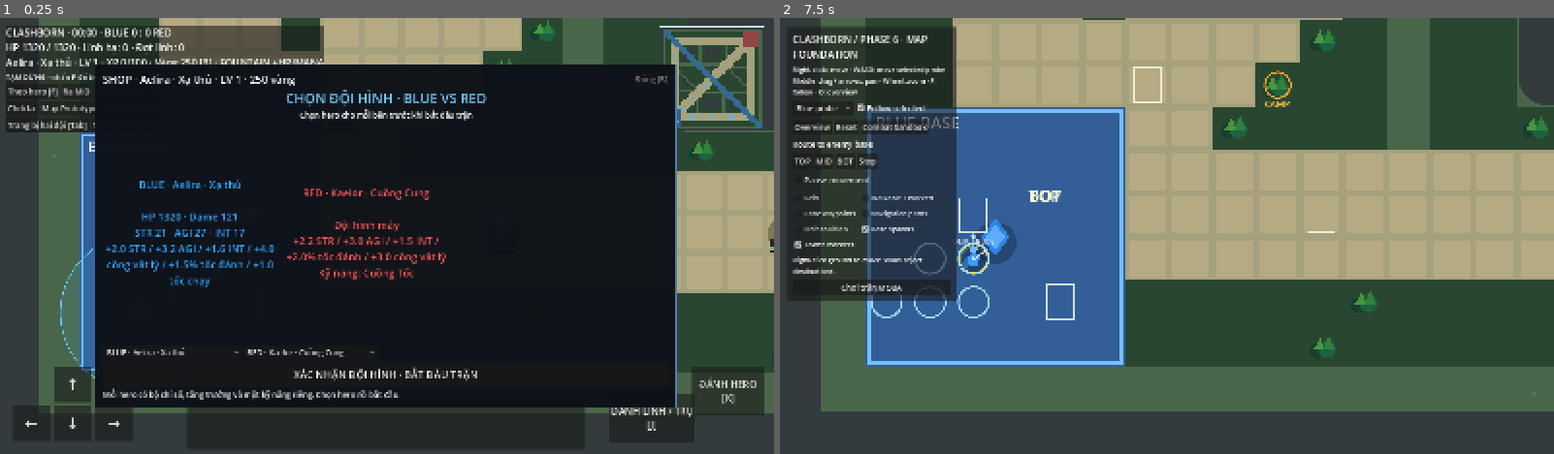
Above: before the commit, frames 1-2 (left to right).
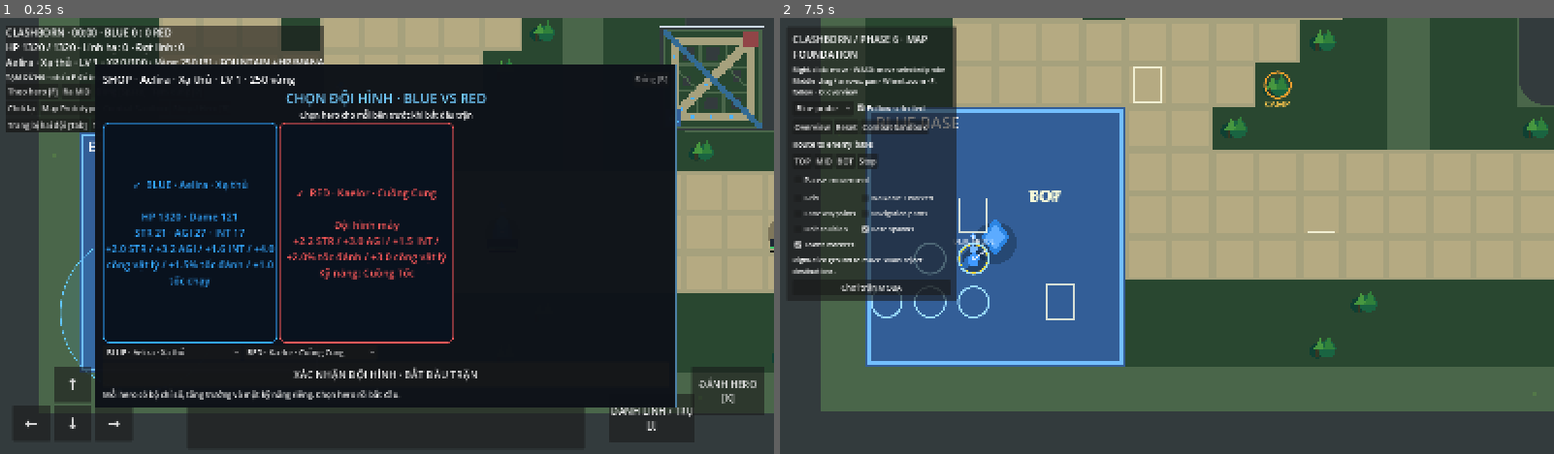
Above: after the commit, the same moments.

Repository: langhoangtien/clash-born
Game: Godot game, scene res://scenes/match/moba_match.tscn
The game is run twice, just before and just after one commit, with the same random seed, the same clock (stepped at 60 frames per second) and the same inputs.
Inputs:
- Up to frame 1 (0.25 s): no input
- Up to frame 2 (7.5 s): click "Shop / Hero [B]" at 0.5 s; click "Trang bị hai đội [Tab]" at 1.25 s; click "ĐÁNH LÍNH / TRỤ [J]" at 2 s; click "ĐÁNH HERO [K]" at 2.75 s; click "Theo hero [F]" at 3.5 s; click "Ra MID" at 4.25 s; click "Dừng [Space]" at 5 s; click "Tạm dừng [P]" at 5.75 s; click "Chơi lại" at 6.5 s; click "Map Prototype" at 7.25 s

The runs differ from the first frame. In frame 1, 1.3% of the frame differs, in the area x 13-59%, y 24-75%; in frame 2, nothing differs.

Commit message:
fix: keep hero AI behind lane tower front

Diff:
--- a/scripts/match/match_shop.gd
+++ b/scripts/match/match_shop.gd
@@ -16,8 +16,8 @@
 var close_button: Button
 var shop_columns: HBoxContainer
 var draft_panel: VBoxContainer
-var draft_player_card: Label
-var draft_enemy_card: Label
+var draft_player_card: PanelContainer
+var draft_enemy_card: PanelContainer
 var draft_enemy_select: OptionButton
 var shop_note: Label
 var draft_confirm: Button
@@ -164,16 +164,32 @@
 	if shop_columns != null: shop_columns.visible = not enabled
 	if shop_note != null: shop_note.visible = not enabled
 
-func _make_draft_card(title: String, color: Color) -> Label:
-	var card := Label.new()
+func _make_draft_card(title: String, color: Color) -> PanelContainer:
+	var card := PanelContainer.new()
 	card.custom_minimum_size = Vector2(360, 190)
-	card.horizontal_alignment = HORIZONTAL_ALIGNMENT_CENTER
-	card.vertical_alignment = VERTICAL_ALIGNMENT_CENTER
-	card.autowrap_mode = TextServer.AUTOWRAP_WORD_SMART
-	card.add_theme_font_size_override("font_size", 21)
-	card.add_theme_color_override("font_color", color)
-	card.text = title + "\n\nChọn hero bên dưới"
+	var style := StyleBoxFlat.new()
+	style.bg_color = Color(0.035, 0.07, 0.12, 0.96)
+	style.border_color = color
+	style.set_border_width_all(2)
+	style.set_corner_radius_all(12)
+	card.add_theme_stylebox_override("panel", style)
+	var label := Label.new()
+	label.horizontal_alignment = HORIZONTAL_ALIGNMENT_CENTER
+	label.vertical_alignment = VERTICAL_ALIGNMENT_CENTER
+	label.autowrap_mode = TextServer.AUTOWRAP_WORD_SMART
+	label.add_theme_font_size_override("font_size", 21)
+	label.add_theme_color_override("font_color", color)
+	label.text = title + "\n\nChọn hero bên dưới"
+	card.add_child(label)
 	return card
+
+func _set_card_text(card: PanelContainer, value: String) -> void:
+	if card != null and card.get_child_count() > 0: card.get_child(0).text = value
+
+func _role_icon(profile: HeroGrowth) -> String:
+	if not profile.ranged_attacks: return "⚔"
+	if profile.primary_attribute == UnitStats.PrimaryAttribute.INTELLIGENCE: return "✦"
+	return "➶"
 
 func _sync_hero_skill() -> void:
 	if passive_select == null or hero_select == null or progression == null: return
@@ -195,10 +211,10 @@
 	var reduction := (1.0 - DamageCalculator.armor_multiplier(shown.unit.physical_armor(), shown.balance.armor_coefficient)) * 100.0
 	var passive := HeroPassiveCatalog.definition(shown.passive_id)
 	if draft_player_card != null:
-		draft_player_card.text = "BLUE · " + shown.profile.display_name + "\n\nHP %.0f · Dame %.0f\nSTR %.0f · AGI %.0f · INT %.0f\n%s" % [stats.max_hp, stats.physical_damage, stats.strength, stats.agility, stats.intelligence, shown.profile.growth_summary()]
+		_set_card_text(draft_player_card, "%s  BLUE · %s\n\nHP %.0f · Dame %.0f\nSTR %.0f · AGI %.0f · INT %.0f\n%s" % [_role_icon(shown.profile), shown.profile.display_name, stats.max_hp, stats.physical_damage, stats.strength, stats.agility, stats.intelligence, shown.profile.growth_summary()])
 	if draft_enemy_card != null and draft_enemy_select != null and not progression.settings.hero_profiles.is_empty():
 		var enemy_profile: HeroGrowth = progression.settings.hero_profiles[clampi(draft_enemy_select.selected, 0, progression.settings.hero_profiles.size() - 1)]
-		draft_enemy_card.text = "RED · " + enemy_profile.display_name + "\n\nĐội hình máy\n%s\nKỹ năng: %s" % [enemy_profile.growth_summary(), HeroPassiveCatalog.definition(enemy_profile.passive_id).name]
+		_set_card_text(draft_enemy_card, "%s  RED · %s\n\nĐội hình máy\n%s\nKỹ năng: %s" % [_role_icon(enemy_profile), enemy_profile.display_name, enemy_profile.growth_summary(), HeroPassiveCatalog.definition(enemy_profile.passive_id).name])
 	stats_label.text = "KỸ NĂNG: %s · LV %d/5 · điểm %d\n%s\nTĂNG MỖI LV: %s\nSTR %.0f · AGI %.0f · INT %.0f\nHP %.0f · Ma …(910 unchanged characters)…
 	passive_upgrade.text = "Nâng kỹ năng (%d điểm còn lại)" % progression.skill_points
 	passive_upgrade.disabled = draft_enabled or progression.skill_points <= 0 or progression.passive_level >= 5
--- a/scripts/match/moba_match.gd
+++ b/scripts/match/moba_match.gd
@@ -411,6 +411,7 @@
 		if not target.runtime.alive or target.runtime.team_id == source.runtime.team_id or candidate.kind not in categories: continue
 		if candidate.kind == "tower" and not _tower_is_unlocked(candidate): continue
 		if candidate.kind == "core" and not _core_is_unlocked(target.runtime.team_id): continue
+		if info.kind == "hero" and candidate.kind == "tower" and not _tower_has_creep_cover(candidate.actor): continue
 		# Neutral camps never pull lane AI or bot auto-attack selection off route.
 		# The player's creep command may opt into neutral targets.
 		if candidate.get("neutral", false) and not allow_neutral: continue
@@ -426,6 +427,14 @@
 		best_priority = priority
 		best_distance = distance
 	return best
+
+func _tower_has_creep_cover(tower: MapUnit) -> bool:
+	for info in entities.values():
+		if info.kind != "creep" or info.get("neutral", false): continue
+		var creep: MapUnit = info.actor
+		if creep.runtime.alive and creep.runtime.team_id == tower.runtime.team_id and creep.runtime.distance_to_unit(tower.runtime) <= tower.runtime.attack_range() + 180.0:
+			return true
+	return false
 
 func _choose_lane_creep_target(info: Dictionary) -> MapUnit:
 	# A wave only swaps to another wave at close combat distance. Once it has
@@ -482,6 +491,10 @@
 			var target_moved := not actor.path.is_empty() and actor.path[-1].distance_to(target.position) > 96.0
 			if actor.path.is_empty() or (target_moved and tick % 30 == info.ai_phase): actor.go_to(target.position)
 	elif info.actor != player:
+		if info.kind == "hero":
+			actor.stop()
+			actor.runtime.target_id = ""
+			return
 		var route: PackedVector2Array = info.route
 		# After chasing, resume at the nearest forward point through A*, never
 		# shortcut directly across jungle terrain to a stale lane point.
